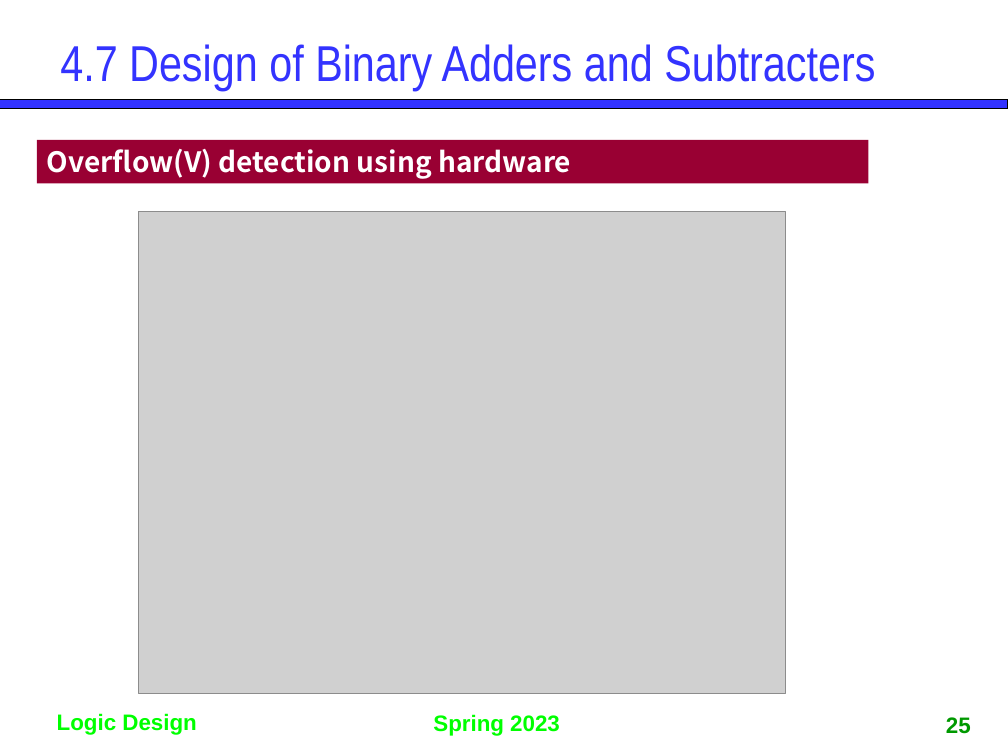
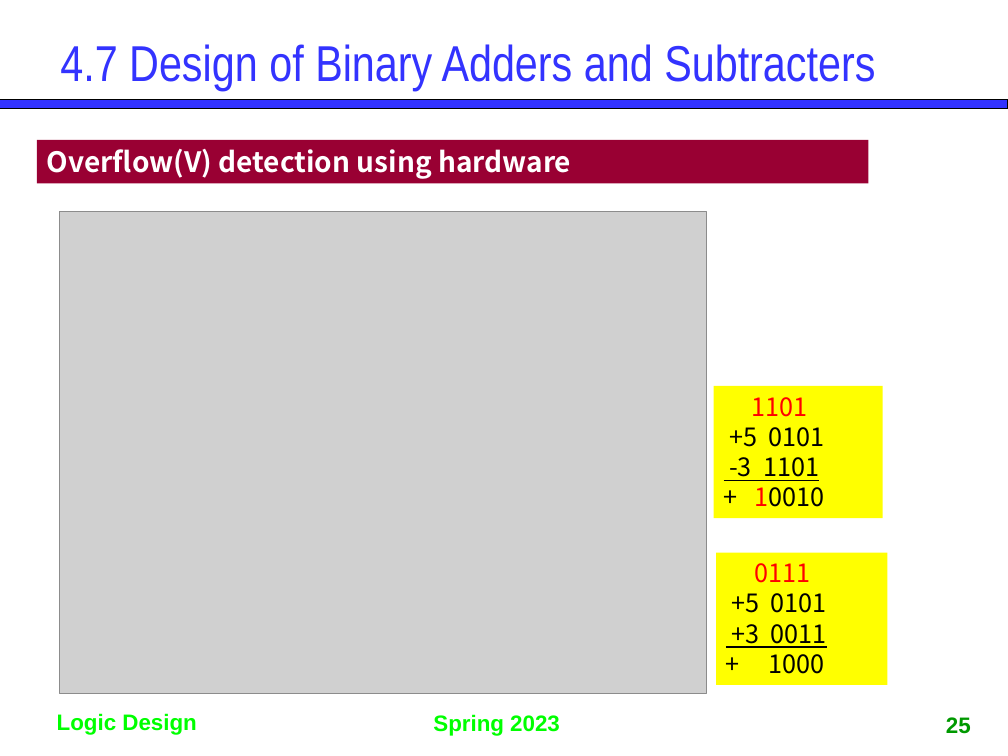
Before and after one commit to gdlee412/Logic-Circuits, a slide deck: slide 25 of 자료/Ch4. Min_Max-term.pptx. Drawn at 1008x756 pixels with LibreOffice and Linux fonts; fonts in the diff are those of the drawing; grey boxes stand for pictures. Boxes give left, top, right and bottom in pixels: in the first picture for what was removed or moved away, otherwise in the second. Text is boxed around its words. In the diff, an @@ line names an element or a change of style, - is before the commit and + after.

```diff
--- a/자료/Ch4. Min_Max-term.pptx
+++ b/자료/Ch4. Min_Max-term.pptx
@@ picture: place and size @@
-picture at <box>139,212,785,694</box>
+picture at <box>59,212,706,694</box>
@@ rectangle added at <box>714,386,883,518</box>, fill #FFFF00, 18 pt, text #000000 @@
+1101
++5 0101
+-3 1101
++ 10010
@@ rectangle added at <box>716,552,887,684</box>, fill #FFFF00, 18 pt, text #000000 @@
+0111
++5 0101
++3 0011
++ 1000
```
Also in this commit, not shown: 1 other slide changed, 1 other file.
